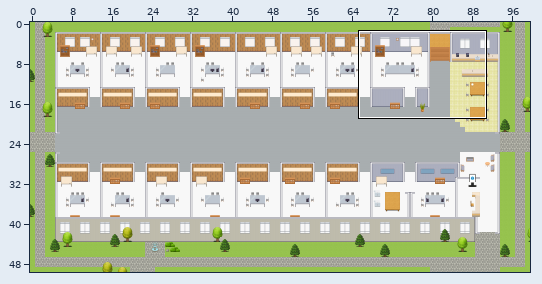
Tiled map (JSON): maps/CH-Consumer-Customer-Experience-Platform.tmj. The first picture is a wide view before the edit; the outline marks the close-up.
Close-up. Before:
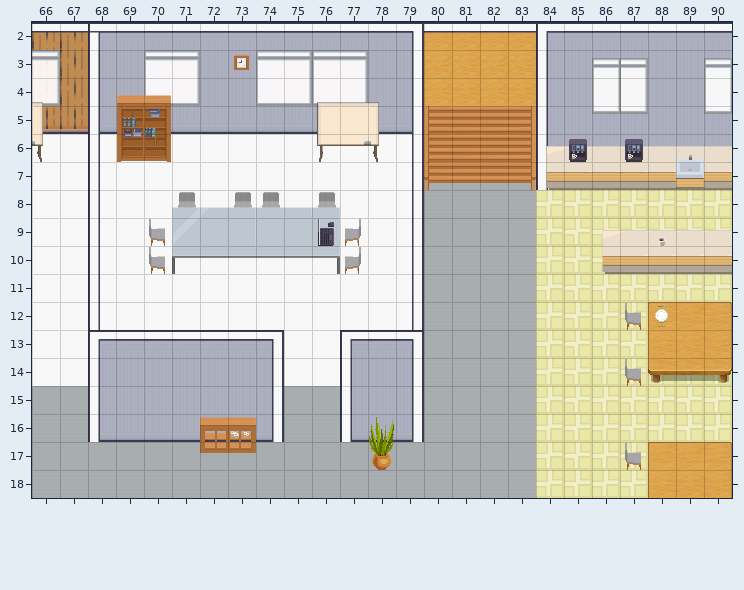
Cells are 32x32 px. Shown: x 66..90, y 2..18. The commit also changed other parts of the map, which this record leaves out.
The result:
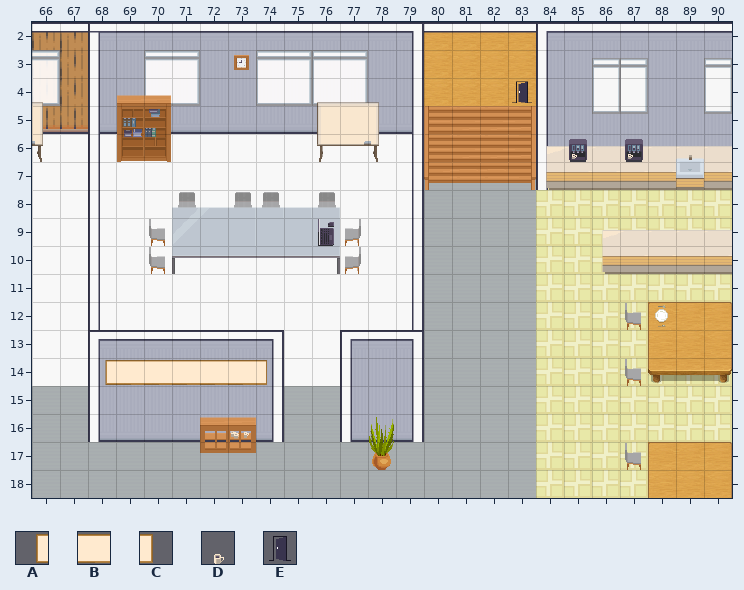
Key: from "Decoration": A 49, B 50, C 51; from "Misc": D 59; from "User_Zones": E 65.
_ is an empty cell.
Diff:
Layer "decor":
y 9: x 88 D -> _
y 14: x 68..74 _______ -> ABBBBBC
Layer "zones":
y 4: x 83 _ -> E
Changed places in both close-ups, as pixel boxes (x1, y1, x2, y2):
added: (512, 81, 532, 103)
removed: (659, 237, 667, 246)
added: (105, 360, 267, 385)
